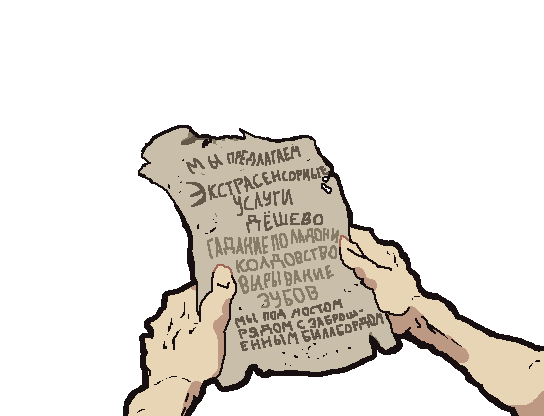
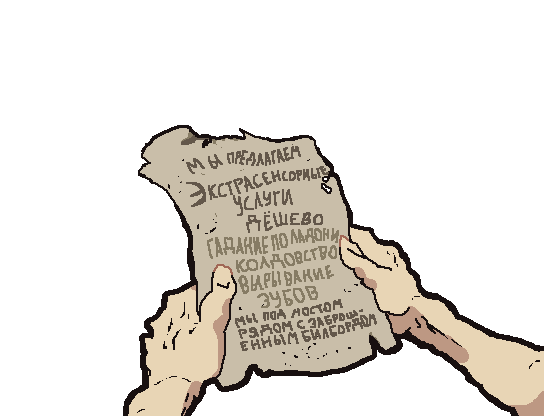
The second 544x416 image is a revision of the first. Changes to its layers:
painted on "Перевод" over [left=329, top=313, right=384, bottom=337]
